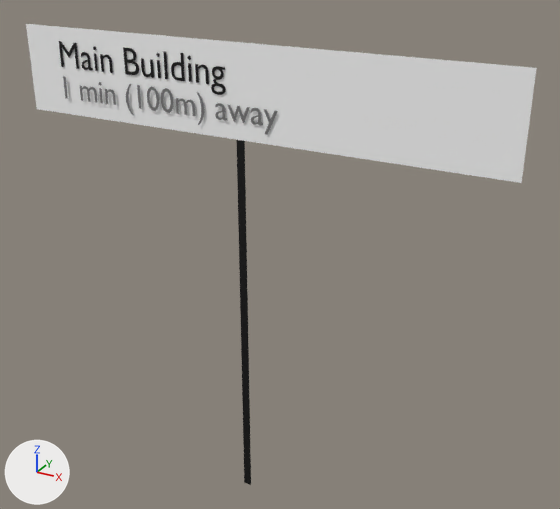
One commit to the glTF model back-ar-maps/app/static/sign.glb: the scene before it, then after it.
The view is the same before and after, from a 50 mm lens placed at (1.678, -3.186, 1.797), pointed at (0.12, -0.353, 0.381). The lights are fixed; the arrows at lower left show +X, +Y and +Z. Where no turn or scale is listed for an object, it has been applied to the vertices.

Objects in the first picture: 'Location', 'Plane', 'Plane.001', 'Text'.
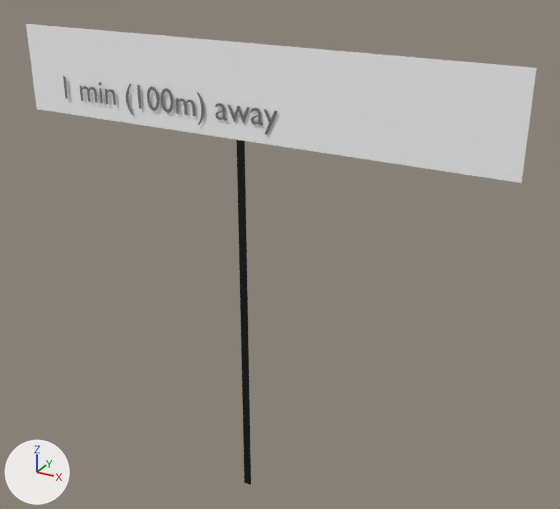
Location of each change, (x1, y1, x2, y2) in pixels of the pictures (560 x 509 px):
'Location', deleted: before (59, 41, 226, 95)

Edits to the bpy script that builds the scene:
```text
Remove ob_location:
    ob_location = bpy.data.objects.new('Location', me_main_building)
    ob_location.location = (-0.968, -0.489, 1.151)
```
